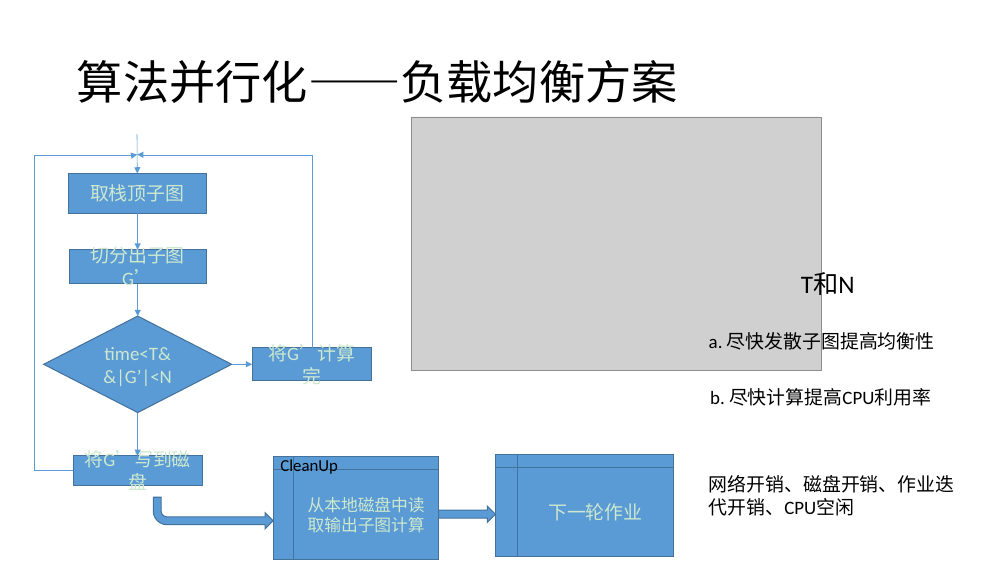
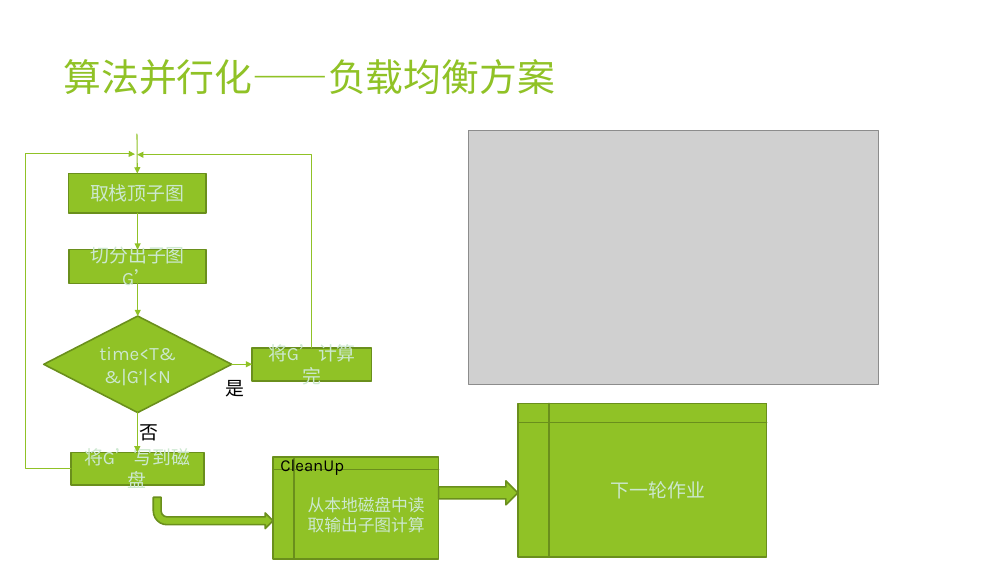
Before and after one commit to youli9056/MyPaper, a slide deck: slide 13 of 开题/大规模数据并行图处理算法与计算平台研究.pptx (slide 10 before the commit). Drawn at 1008x567 pixels with LibreOffice and Linux fonts; fonts in the diff are those of the drawing; grey boxes stand for pictures. Boxes give left, top, right and bottom in pixels: in the first picture for what was removed or moved away, otherwise in the second. Text is boxed around its words. In the diff, an @@ line names an element or a change of style, - is before the commit and + after.

```diff
--- a/开题/大规模数据并行图处理算法与计算平台研究.pptx
+++ b/开题/大规模数据并行图处理算法与计算平台研究.pptx
@@ title "算法并行化——负载均衡方案": place and size @@
-title "算法并行化——负载均衡方案" at (77, 60, 678, 103)
+title "算法并行化——负载均衡方案" at (64, 59, 555, 94)
@@ title "算法并行化——负载均衡方案" at (64, 59, 555, 94): size 44 to 36 pt, font Calibri to Karla, text colour #000000 to #90C226; line spacing 0.9 to 1; vertical alignment middle to top @@
@@ arrow (137, 134) - (138, 174): stroke #5B9BD5 0.5 pt to #90C226 1 pt @@
@@ picture: place and size @@
-picture at (411, 117, 821, 371)
+picture at (469, 131, 879, 385)
@@ elbow arrow (71, 469) - (135, 154): stroke #5B9BD5 0.5 pt to #90C226 1 pt; route changed @@
@@ elbow arrow (312, 348) - (137, 154): stroke #5B9BD5 0.5 pt to #90C226 1 pt @@
@@ elbow arrow (138, 213) - (138, 250): stroke #5B9BD5 0.5 pt to #90C226 1 pt @@
@@ elbow arrow (138, 284) - (138, 316): stroke #5B9BD5 0.5 pt to #90C226 1 pt @@
@@ text removed at (801, 273, 855, 300) @@
-T和N
@@ text removed at (709, 329, 935, 354) @@
-a. 尽快发散子图提高均衡性
@@ text added at (225, 380, 244, 397), 18 pt, text #000000 @@
+是
@@ elbow arrow (231, 364) - (253, 364): stroke #5B9BD5 0.5 pt to #90C226 1 pt @@
@@ text removed at (710, 388, 931, 406) @@
-b. 尽快计算提高CPU利用率
@@ elbow arrow moved from (138, 413) - (138, 456) to (138, 413) - (138, 453) @@
@@ elbow arrow (138, 413) - (138, 453): stroke #5B9BD5 0.5 pt to #90C226 1 pt @@
@@ font Calibri to Karla; fill #5B9BD5 to #90C226; outline #43739E 1 pt to #6B901C 1.5 pt in 7 elements at (69, 174, 206, 213), (69, 250, 206, 284), (44, 316, 232, 413), (253, 348, 372, 380), (273, 457, 439, 559), (71, 453, 204, 485), (518, 404, 767, 557) @@
@@ flow chart internal storage "下一轮作业": place and size @@
-flow chart internal storage "下一轮作业" at (495, 454, 673, 557)
+flow chart internal storage "下一轮作业" at (518, 404, 767, 557)
@@ text added at (140, 424, 159, 441), 18 pt, text #000000 @@
+否
@@ text "CleanUp" at (280, 456, 344, 476): font Calibri to Karla @@
@@ text removed at (709, 475, 955, 516) @@
-网络开销、磁盘开销、作业迭代开销、CPU空闲
@@ bent arrow at (154, 498, 273, 529): fill #5B9BD5 to #90C226; outline #43739E 1 pt to #6B901C 1.5 pt @@
@@ right arrow at (439, 481, 518, 505): fill #5B9BD5 to #90C226; outline #43739E 1 pt to #6B901C 1.5 pt @@
@@ right arrow: place and size @@
-right arrow at (439, 507, 495, 523)
+right arrow at (439, 481, 518, 505)
```
Also in this commit, not shown: 16 other slides changed, 1 slide added, 1 other file.
